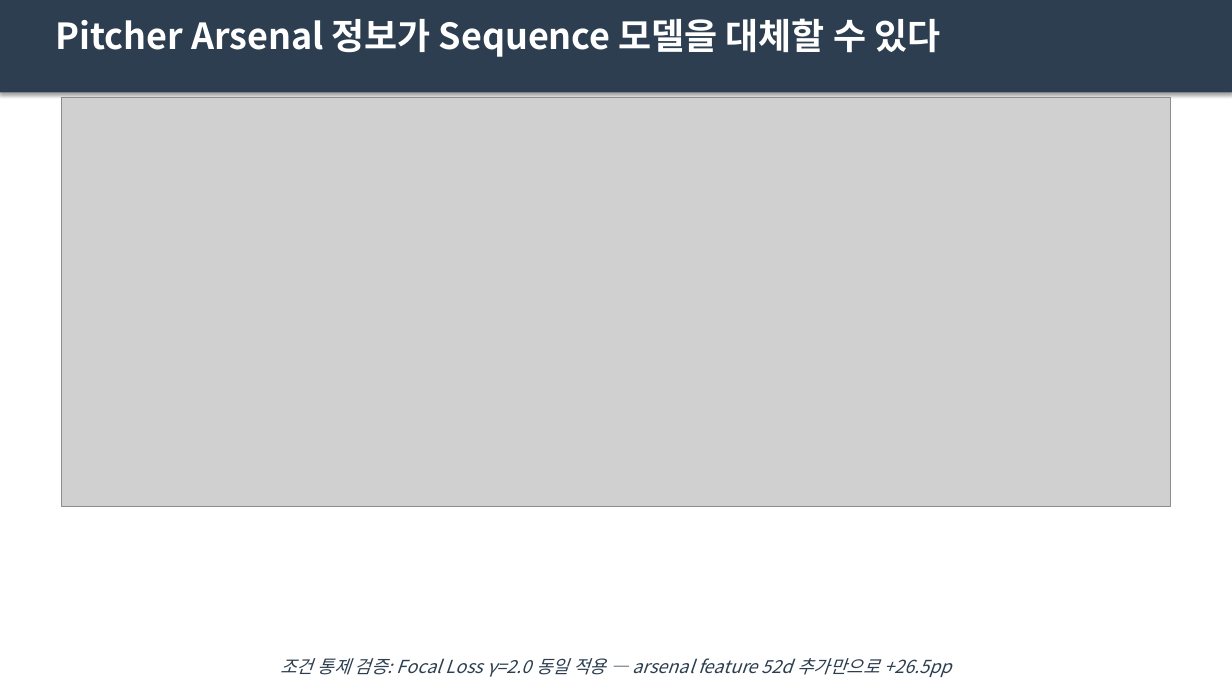
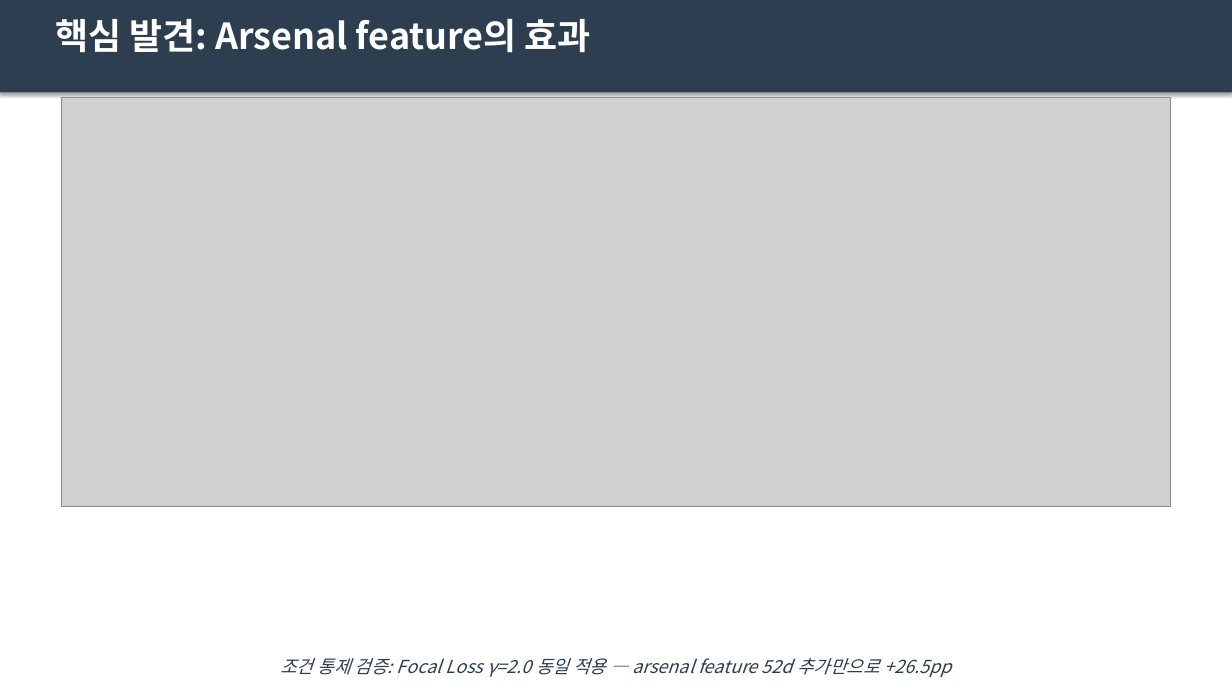
Before and after one commit to Pitcheezy/transition-models, a slide deck: slide 4 of outputs/presentations/smartpitch_v3.pptx. Drawn at 1232x693 pixels with LibreOffice and Linux fonts; fonts in the diff are those of the drawing; grey boxes stand for pictures. Boxes give left, top, right and bottom in pixels: in the first picture for what was removed or moved away, otherwise in the second. Text is boxed around its words. In the diff, an @@ line names an element or a change of style, - is before the commit and + after.

```diff
--- a/outputs/presentations/smartpitch_v3.pptx
+++ b/outputs/presentations/smartpitch_v3.pptx
@@ text at [55, 19, 591, 53]: text changed @@
-Pitcher Arsenal 정보가 Sequence 모델을 대체할 수 있다
+핵심 발견: Arsenal feature의 효과
```
Also in this commit, not shown: 4 other slides changed, 3 other files.
